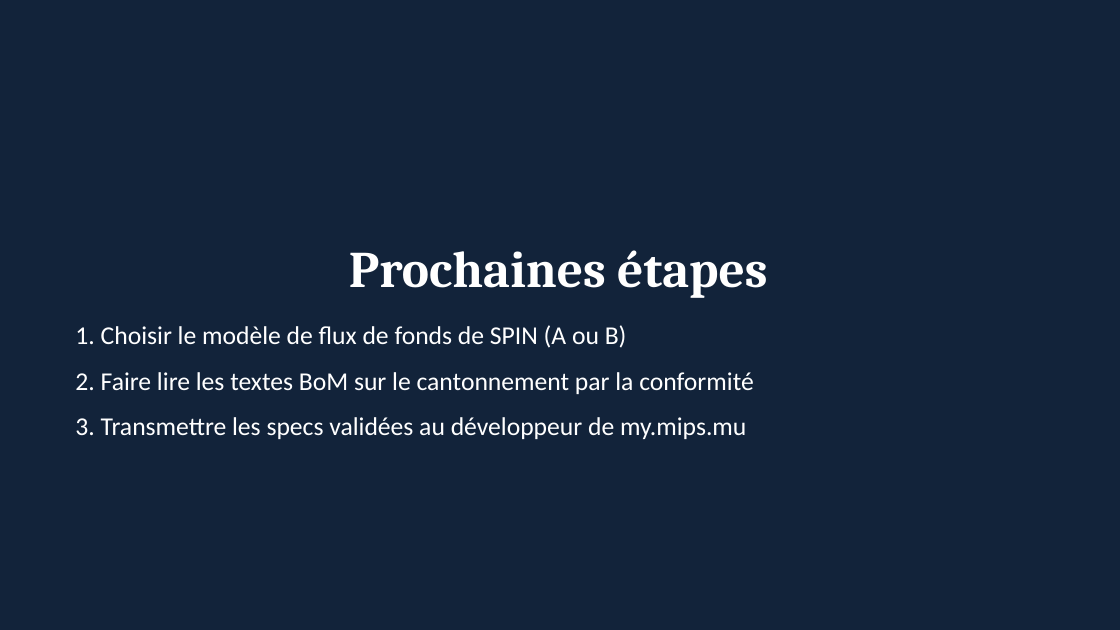
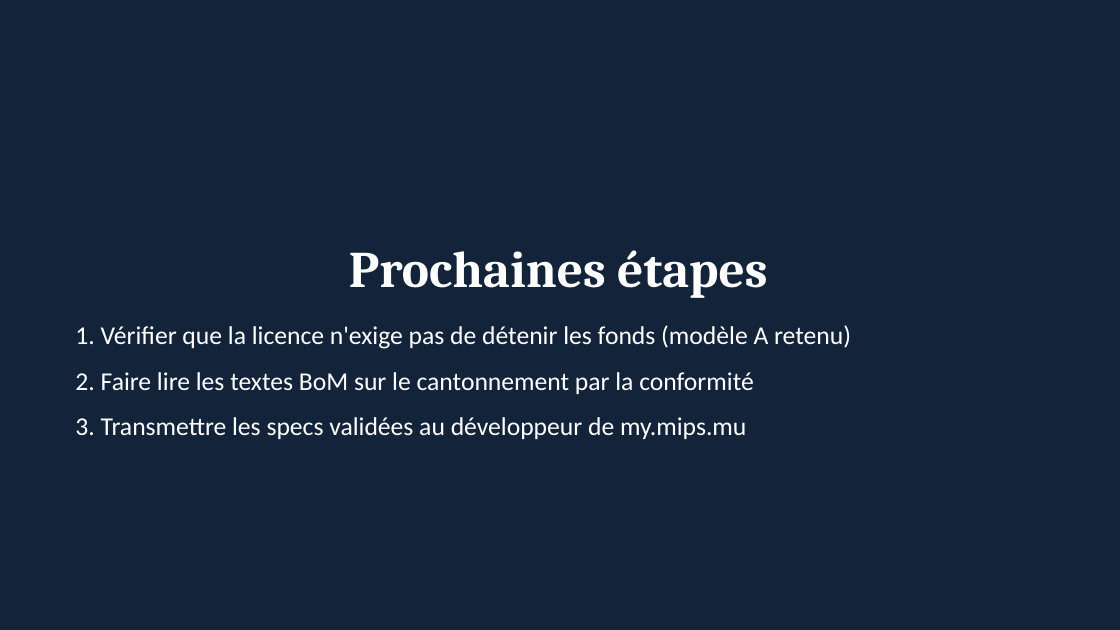
Before and after one commit to fmassonmips/mips-platform, a slide deck: slide 11 of outputs/recap/MIPS-recapitulatif.pptx. Drawn at 1120x630 pixels with LibreOffice and Linux fonts; fonts in the diff are those of the drawing. Boxes give left, top, right and bottom in pixels: in the first picture for what was removed or moved away, otherwise in the second. Text is boxed around its words. In the diff, an @@ line names an element or a change of style, - is before the commit and + after.

```diff
--- a/outputs/recap/MIPS-recapitulatif.pptx
+++ b/outputs/recap/MIPS-recapitulatif.pptx
@@ text at (75, 325, 851, 349): text changed @@
-1. Choisir le modèle de flux de fonds de SPIN (A ou B)
+1. Vérifier que la licence n'exige pas de détenir les fonds (modèle A retenu)
```
Also in this commit, not shown: 5 other slides changed, 3 other files.
